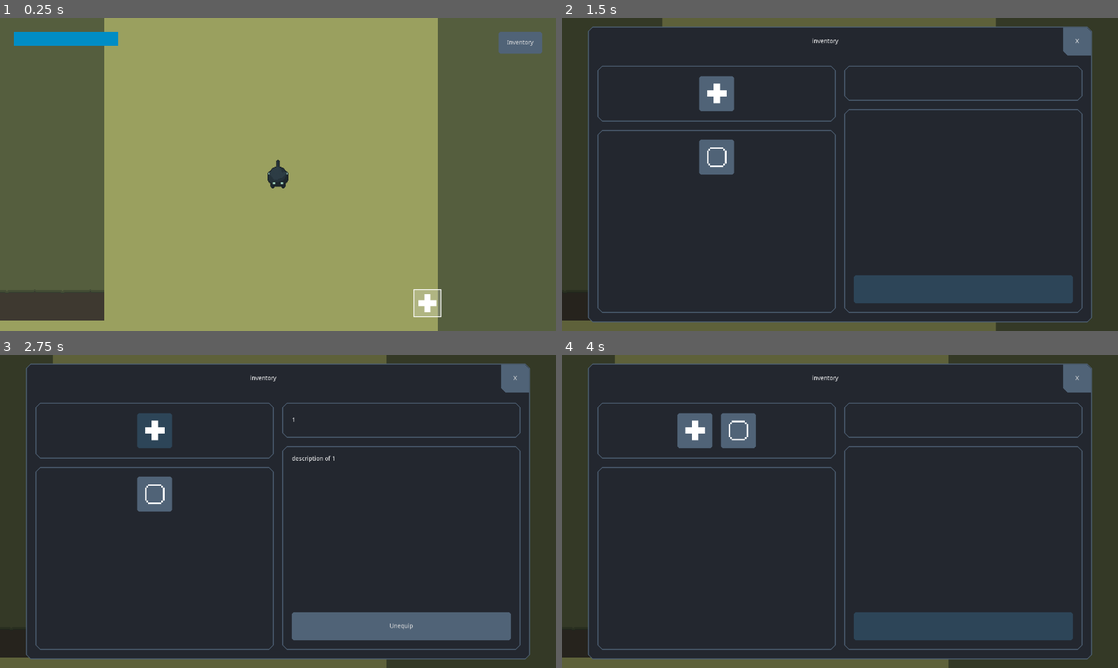
Above: before the commit, frames 1-4 (two rows, left to right).
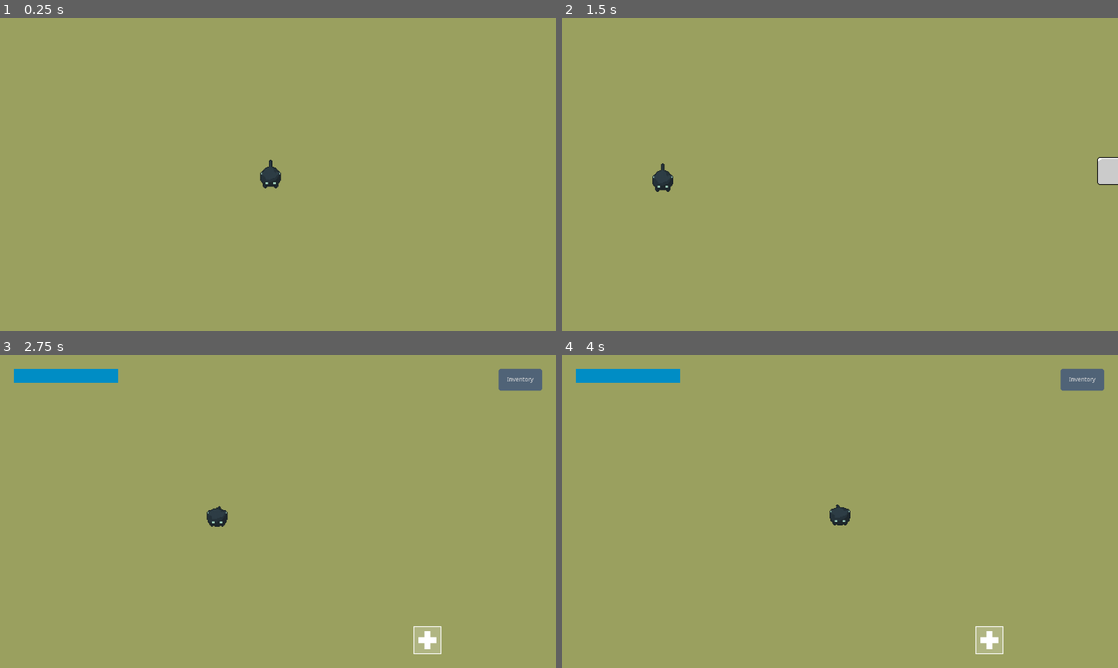
Above: after the commit, the same moments.

Repository: deerformera/neruka
Game: Godot game, scene res://worlds/world.tscn
The game is run twice, just before and just after one commit, with the same random seed, the same clock (stepped at 60 frames per second) and the same inputs.
Inputs (mouse positions are in pixels of both pictures, inside the frame that each line leads up to):
- Up to frame 1 (0.25 s): no input
- Up to frame 2 (1.5 s): click (1084, 43) at 0.5 s, where only the run before the commit has a clickable "Inventory"; tap Enter at 1.25 s; hold D (n_right) from 1.28 s (still down); tap Space (n_attack) at 1.35 s
- Up to frame 3 (2.75 s): release D (n_right) at 2 s; click (155, 430) at 2.02 s
- Up to frame 4 (4 s): click (717, 492) at 2.77 s; click (962, 627) at 3.5 s, where only the run before the commit has a clickable "Equip"

The runs differ from the first frame. In frame 1, 40% of the frame differs, in the area x 0-100%, y 0-100%; in frame 2, 100%; in frame 3, 100%; in frame 4, 100%.

Commit message:
cutscene system

Diff:
--- a/characters/cat/cat.tscn
+++ b/characters/cat/cat.tscn
@@ -8,6 +8,7 @@
 [ext_resource path="res://characters/cat/states/attack.gd" type="Script" id=6]
 [ext_resource path="res://characters/cat/states/cast.gd" type="Script" id=7]
 [ext_resource path="res://characters/cat/abilitiesController.gd" type="Script" id=8]
+[ext_resource path="res://characters/cat/idle.gd" type="Script" id=9]
 
 [sub_resource type="RectangleShape2D" id=1]
 
@@ -1888,10 +1889,13 @@
 [node name="Cast" type="Node" parent="StateMachine"]
 script = ExtResource( 7 )
 
+[node name="Idle" type="Node" parent="StateMachine"]
+script = ExtResource( 9 )
+
 [node name="WallRay" type="RayCast2D" parent="."]
 enabled = true
 cast_to = Vector2( 32, 0 )
-collision_mask = 5
+collision_mask = 13
 
 [node name="InteractRay" type="RayCast2D" parent="."]
 enabled = true
--- /dev/null
+++ b/characters/cat/idle.gd
@@ -0,0 +1,4 @@
+extends State
+
+func enter(msg):
+	owner.animstate.travel("Idle")
--- /dev/null
+++ b/characters/curos/curos.gd
@@ -0,0 +1,9 @@
+extends StaticBody2D
+
+var velocity: Vector2
+
+onready var animstate = $AnimationTree.get("parameters/playback")
+
+func _physics_process(delta):
+	$AnimationTree.set("parameters/Idle/blend_position", velocity)
+	$AnimationTree.set("parameters/Walk/blend_position", velocity)
--- /dev/null
+++ b/characters/curos/curos.tscn
@@ -0,0 +1,255 @@
+[gd_scene load_steps=27 format=2]
+
+[ext_resource path="res://characters/curos/curos.png" type="Texture" id=1]
+[ext_resource path="res://characters/curos/curos.gd" type="Script" id=2]
+
+[sub_resource type="RectangleShape2D" id=1]
+extents = Vector2( 16, 16 )
+
+[sub_resource type="Animation" id=5]
+length = 0.001
+tracks/0/type = "value"
+tracks/0/path = NodePath("Sprite:frame")
+tracks/0/interp = 1
+tracks/0/loop_wrap = true
+tracks/0/imported = false
+tracks/0/enabled = true
+tracks/0/keys = {
+"times": PoolRealArray( 0 ),
+"transitions": PoolRealArray( 1 ),
+"update": 0,
+"values": [ 0 ]
+}
+tracks/1/type = "value"
+tracks/1/path = NodePath("Sprite:frame_coords")
+tracks/1/interp = 1
+tracks/1/loop_wrap = true
+tracks/1/imported = false
+tracks/1/enabled = true
+tracks/1/keys = {
+"times": PoolRealArray( 0 ),
+"transitions": PoolRealArray( 1 ),
+"update": 0,
+"values": [ Vector2( 0, 1 ) ]
+}
+
+[sub_resource type="Animation" id=4]
+resource_name = "idle_down"
+tracks/0/type = "value"
+tracks/0/path = NodePath("Sprite:frame_coords")
+tracks/0/interp = 1
+tracks/0/loop_wrap = true
+tracks/0/imported = false
+tracks/0/enabled = true
+tracks/0/keys = {
+"times": PoolRealArray( 0 ),
+"transitions": PoolRealArray( 1 ),
+"update": 0,
+"values": [ Vector2( 0, 0 ) ]
+}
+
+[sub_resource type="Animation" id=8]
+resource_name = "idle_left"
+tracks/0/type = "value"
+tracks/0/path = NodePath("Sprite:frame_coords")
+tracks/0/interp = 1
+tracks/0/loop_wrap = true
+tracks/0/imported = false
+tracks/0/enabled = true
+tracks/0/keys = {
+"times": PoolRealArray( 0 ),
+"transitions": PoolRealArray( 1 ),
+"update": 0,
+"values": [ Vector2( 0, 3 ) ]
+}
+
+[sub_resource type="Animation" id=6]
+resource_name = "idle_right"
+tracks/0/type = "value"
+tracks/0/path = NodePath("Sprite:frame_coords")
+tracks/0/interp = 1
+tracks/0/loop_wrap = true
+tracks/0/imported = false
+tracks/0/enabled = true
+tracks/0/keys = {
+"times": PoolRealArray( 0 ),
+"transitions": PoolRealArray( 1 ),
+"update": 0,
+"values": [ Vector2( 0, 1 ) ]
+}
+
+[sub_resource type="Animation" id=7]
+resource_name = "idle_up"
+tracks/0/type = "value"
+tracks/0/path = NodePath("Sprite:frame_coords")
+tracks/0/interp = 1
+tracks/0/loop_wrap = true
+tracks/0/imported = false
+tracks/0/enabled = true
+tracks/0/keys = {
+"times": PoolRealArray( 0 ),
+"transitions": PoolRealArray( 1 ),
+"update": 0,
+"values": [ Vector2( 0, 2 ) ]
+}
+
+[sub_resource type="Animation" id=9]
+resource_name = "walk_down"
+length = 0.4
+loop = true
+tracks/0/type = "value"
+tracks/0/path = NodePath("Sprite:frame_coords")
+tracks/0/interp = 1
+tracks/0/loop_wrap = true
+tracks/0/imported = false
+tracks/0/enabled = true
+tracks/0/keys = {
+"times": PoolRealArray( 0, 0.1, 0.2, 0.3 ),
+"transitions": PoolRealArray( 1, 1, 1, 1 ),
+"update": 0,
+"values": [ Vector2( 0, 4 ), Vector2( 1, 4 ), Vector2( 2, 4 ), Vector2( 3, 4 ) ]
+}
+
+[sub_resource type="Animation" id=12]
+resource_name = "walk_left"
+length = 0.4
+loop = true
+tracks/0/type = "value"
+tracks/0/path = NodePath("Sprite:frame_coords")
+tracks/0/interp = 1
+tracks/0/loop_wrap = true
+tracks/0/imported = false
+tracks/0/enabled = true
+tracks/0/keys = {
+"times": PoolRealArray( 0, 0.1, 0.2, 0.3 ),
+"transitions": PoolRealArray( 1, 1, 1, 1 ),
+"update": 0,
+"values": [ Vector2( 0, 7 ), Vector2( 1, 7 ), Vector2( 2, 7 ), Vector2( 3, 7 ) ]
+}
+
+[sub_resource type="Animation" id=10]
+resource_name = "walk_right"
+length = 0.4
+loop = true
+tracks/0/type = "value"
+tracks/0/path = NodePath("Sprite:frame_coords")
+tracks/0/interp = 1
+tracks/0/loop_wrap = true
+tracks/0/imported = false
+tracks/0/enabled = true
+tracks/0/keys = {
+"times": PoolRealArray( 0, 0.1, 0.2, 0.3 ),
+"transitions": PoolRealArray( 1, 1, 1, 1 ),
+"update": 0,
+"values": [ Vector2( 0, 5 ), Vector2( 1, 5 ), Vector2( 2, 5 ), Vector2( 3, 5 ) ]
+}
+
+[sub_resource type="Animation" id=11]
+resource_name = "walk_up"
+length = 0.4
+loop = true
+tracks/0/type = "value"
+tracks/0/path = NodePath("Sprite:frame_coords")
+tracks/0/interp = 1
+tracks/0/loop_wrap = true
+tracks/0/imported = false
+tracks/0/enabled = true
+tracks/0/keys = {
+"times": PoolRealArray( 0, 0.1, 0.2, 0.3 ),
+"transitions": PoolRealArray( 1, 1, 1, 1 ),
+"update": 0,
+"values": [ Vector2( 0, 6 ), Vector2( 1, 6 ), Vector2( 2, 6 ), Vector2( 3, 6 ) ]
+}
+
+[sub_resource type="AnimationNodeAnimation" id=14]
+animation = "idle_left"
+
+[sub_resource type="AnimationNodeAnimation" id=15]
+animation = "idle_down"
+
+[sub_resource type="AnimationNodeAnimation" id=16]
+animation = "idle_right"
+
+[sub_resource type="AnimationNodeAnimation" id=17]
+animation = "idle_up"
+
+[sub_resource type="AnimationNodeBlendSpace2D" id=13]
+blend_point_0/node = SubResource( 14 )
+blend_point_0/pos = Vector2( -1, 0 )
+blend_point_1/node = SubResource( 15 )
+blend_point_1/pos = Vector2( 0, 1 )
+blend_point_2/node = SubResource( 16 )
+blend_point_2/pos = Vector2( 1, 0 )
+blend_point_3/node = SubResource( 17 )
+blend_point_3/pos = Vector2( 0, -1 )
+blend_mode = 1
+
+[sub_resource type="AnimationNodeAnimation" id=19]
+animation = "walk_left"
+
+[sub_resource type="AnimationNodeAnimation" id=20]
+animation = "walk_right"
+
+[sub_resource type="AnimationNodeAnimation" id=21]
+animation = "walk_up"
+
+[sub_resource type="AnimationNodeAnimation" id=22]
+animation = "walk_down"
+
+[sub_resource type="AnimationNodeBlendSpace2D" id=18]
+blend_point_0/node = SubResource( 19 )
+blend_point_0/pos = Vector2( -1, 0 )
+blend_point_1/node = SubResource( 20 )
+blend_point_1/pos = Vector2( 1, 0 )
+blend_point_2/node = SubResource( 21 )
+blend_point_2/pos = Vector2( 0, -1 )
+blend_point_3/node = SubResource( 22 )
+blend_point_3/pos = Vector2( 0, 1 )
+blend_mode = 1
+
+[sub_resource type="AnimationNodeStateMachineTransition" id=23]
+
+[sub_resource type="AnimationNodeStateMachineTransition" id=24]
+
+[sub_resource type="AnimationNodeStateMachine" id=2]
+states/Idle/node = SubResource( 13 )
+states/Idle/position = Vector2( 572, 83 )
+states/Walk/node = SubResource( 18 )
+states/Walk/position = Vector2( 572, 185 )
+transitions = [ "Idle", "Walk", SubResource( 23 ), "Walk", "Idle", SubResource( 24 ) ]
+start_node = "Idle"
+
+[sub_resource type="AnimationNodeStateMachinePlayback" id=3]
+
+[node name="Curos" type="StaticBody2D"]
+collision_layer = 8
+collision_mask = 2
+script = ExtResource( 2 )
+
+[node name="Sprite" type="Sprite" parent="."]
+texture = ExtResource( 1 )
+hframes = 4
+vframes = 8
+frame = 4
+
+[node name="CollisionShape2D" type="CollisionShape2D" parent="."]
+shape = SubResource( 1 )
+
+[node name="AnimationPlayer" type="AnimationPlayer" parent="."]
+anims/RESET = SubResource( 5 )
+anims/idle_down = SubResource( 4 )
+anims/idle_left = SubResource( 8 )
+anims/idle_right = SubResource( 6 )
+anims/idle_up = SubResource( 7 )
+anims/walk_down = SubResource( 9 )
+anims/walk_left = SubResource( 12 )
+anims/walk_right = SubResource( 10 )
+anims/walk_up = SubResource( 11 )
+
+[node name="AnimationTree" type="AnimationTree" parent="."]
+tree_root = SubResource( 2 )
+anim_player = NodePath("../AnimationPlayer")
+active = true
+parameters/playback = SubResource( 3 )
+parameters/Idle/blend_position = Vector2( 0, 1 )
+parameters/Walk/blend_position = Vector2( 0.0139104, 0.767241 )
--- /dev/null
+++ b/classes/cutscene.gd
@@ -0,0 +1,38 @@
+extends Node
+class_name Cutscene
+
+onready var cat: Character = Utils.get_cat()
+
+var walk_node: Node2D = null
+var walk_path: PathFollow2D = null
+
+func _ready():
+	for i in $Areas.get_children():
+		i.connect("body_entered", self, "on" + i.name)
+
+func watch():
+	cat.get_node("StateMachine").travel("Idle")
+	HUD.hide()
+	Tab.hide()
+
+func unwatch():
+	cat.get_node("StateMachine").travel("Normal")
+	HUD.show()
+
+func look(vec = Vector2(), vec2 = Vector2()):
+	var cam = cat.get_node("Camera2D")
+	var tw = create_tween()
+	var dir: Vector2
+
+	if vec:
+		dir = vec - cat.global_position
+		if vec2: dir = dir / 2
+
+	tw.tween_property(cam, "position", dir, 1).set_trans(Tween.TRANS_QUAD).set_ease(Tween.EASE_IN_OUT)
+	yield(tw, "finished")
+
+func unlook():
+	var cam = cat.get_node("Camera2D")
+	var tw = create_tween()
+	tw.tween_property(cam, "position", Vector2(), 1).set_trans(Tween.TRANS_QUAD).set_ease(Tween.EASE_IN_OUT)
+	yield(tw, "finished")
--- /dev/null
+++ b/cutscenes/01.gd
@@ -0,0 +1,27 @@
+extends Cutscene
+
+func onTrigger(body):
+	$Areas/Trigger/CollisionShape2D.set_deferred("disabled", true)
+
+	look($Curos.global_position, cat.global_position)
+	watch()
+
+	yield(get_tree().create_timer(1), "timeout")
+
+	$CurosRun.node = $Curos
+	$Curos.animstate.travel("Walk")
+
+	yield(get_tree().create_timer(1), "timeout")
+
+	unwatch()
+	unlook()
+
+func onCurosKnock(body):
+	if has_node("CurosRun"): $CurosRun.queue_free()
+
+	$Curos.animstate.travel("Idle")
+
+	create_tween().tween_property($Curos, "global_position", $KnockPoint.global_position, 0.5)
+	watch()
+	yield(get_tree().create_timer(1), "timeout")
+	unwatch()
--- /dev/null
+++ b/cutscenes/01.tscn
@@ -0,0 +1,57 @@
+[gd_scene load_steps=8 format=2]
+
+[ext_resource path="res://characters/curos/curos.gd" type="Script" id=1]
+[ext_resource path="res://cutscenes/01.gd" type="Script" id=2]
+[ext_resource path="res://scripts/walker.gd" type="Script" id=3]
+[ext_resource path="res://characters/curos/curos.tscn" type="PackedScene" id=4]
+
+[sub_resource type="RectangleShape2D" id=11]
+extents = Vector2( 200, 200 )
+
+[sub_resource type="RectangleShape2D" id=15]
+extents = Vector2( 200, 100 )
+
+[sub_resource type="Curve2D" id=14]
+_data = {
+"points": PoolVector2Array( 0, 0, 0, 0, 792, 0, 0, 0, 0, 0, 1472, 0, 0, 0, 0, 0, 1472, -680 )
+}
+
+[node name="01" type="Node"]
+script = ExtResource( 2 )
+
+[node name="Curos" type="StaticBody2D" parent="." instance=ExtResource( 4 )]
+position = Vector2( 5272, 192 )
+z_index = 1
+collision_layer = 8
+collision_mask = 2
+script = ExtResource( 1 )
+
+[node name="Areas" type="Node" parent="."]
+
+[node name="Trigger" type="Area2D" parent="Areas"]
+position = Vector2( 5072, 192 )
+collision_layer = 0
+collision_mask = 2
+
+[node name="CollisionShape2D" type="CollisionShape2D" parent="Areas/Trigger"]
+shape = SubResource( 11 )
+
+[node name="CurosKnock" type="Area2D" parent="Areas"]
+position = Vector2( 5952, -272 )
+collision_layer = 0
+collision_mask = 2
+
+[node name="CollisionShape2D" type="CollisionShape2D" parent="Areas/CurosKnock"]
+shape = SubResource( 15 )
+
+[node name="CurosRun" type="Path2D" parent="."]
+position = Vector2( 4480, 192 )
+curve = SubResource( 14 )
+script = ExtResource( 3 )
+speed = 4
+
+[node name="PathFollow2D" type="PathFollow2D" parent="CurosRun"]
+loop = false
+
+[node name="KnockPoint" type="Node2D" parent="."]
+position = Vector2( 5824, -256 )
--- a/project.godot
+++ b/project.godot
@@ -29,6 +29,11 @@
 "language": "GDScript",
 "path": "res://classes/character.gd"
 }, {
+"base": "Node",
+"class": "Cutscene",
+"language": "GDScript",
+"path": "res://classes/cutscene.gd"
+}, {
 "base": "Character",
 "class": "Enemy",
 "language": "GDScript",
@@ -59,6 +64,7 @@
 "Ability": "",
 "Boss": "",
 "Character": "",
+"Cutscene": "",
 "Enemy": "",
 "LevelController": "",
 "State": "",
@@ -169,6 +175,7 @@
 2d_physics/layer_1="world"
 2d_physics/layer_2="cat"
 2d_physics/layer_3="entity"
+2d_physics/layer_4="NPC"
 
 [physics]
 
--- /dev/null
+++ b/scripts/walker.gd
@@ -0,0 +1,13 @@
+extends Path2D
+
+var node: Node2D = null
+
+export var speed = 1
+
+func _physics_process(delta):
+	if node:
+		node.global_position = $PathFollow2D.global_position
+		node.velocity = Vector2.RIGHT.rotated($PathFollow2D.rotation)
+		$PathFollow2D.offset += speed
+		if $PathFollow2D.unit_offset >= 1:
+			self.queue_free()
--- a/worlds/world.tscn
+++ b/worlds/world.tscn
@@ -9,6 +9,7 @@
 [ext_resource path="res://characters/pincho/pincho.tscn" type="PackedScene" id=7]
 [ext_resource path="res://misc/proto/protoSprite.png" type="Texture" id=8]
 [ext_resource path="res://scripts/bossController.gd" type="Script" id=9]
+[ext_resource path="res://cutscenes/01.tscn" type="PackedScene" id=10]
 
 [sub_resource type="ConvexPolygonShape2D" id=2]
 points = PoolVector2Array( 64, 64, 0, 64, 0, 0, 64, 0 )
@@ -221,7 +222,7 @@
 [node name="World" type="Node2D"]
 
 [node name="Cat" parent="." instance=ExtResource( 2 )]
-position = Vector2( 5960, -168 )
+position = Vector2( 4864, 200 )
 
 [node name="Maps" type="Node" parent="."]
 
@@ -277,3 +278,7 @@
 
 [node name="Flor" parent="." instance=ExtResource( 6 )]
 position = Vector2( 256, -695 )
+
+[node name="Scenes" type="Node" parent="."]
+
+[node name="01" parent="Scenes" instance=ExtResource( 10 )]
Not shown: 1 places in characters/cat/cat.tscn that only renumber resources
Binary file added: characters/curos/curos.png
Binary file removed: characters/teera/deer.png
Binary file added: misc/proto/protoSpritesheet64.png
Not shown: 1 places in worlds/world.tscn that only renumber resources
